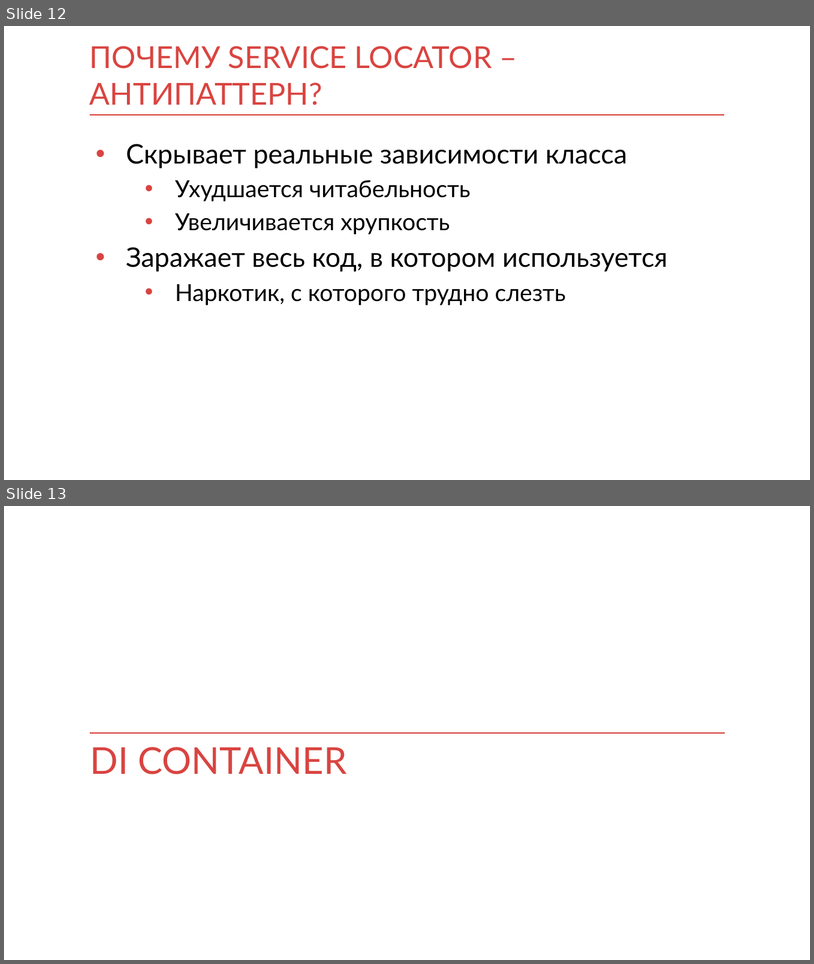
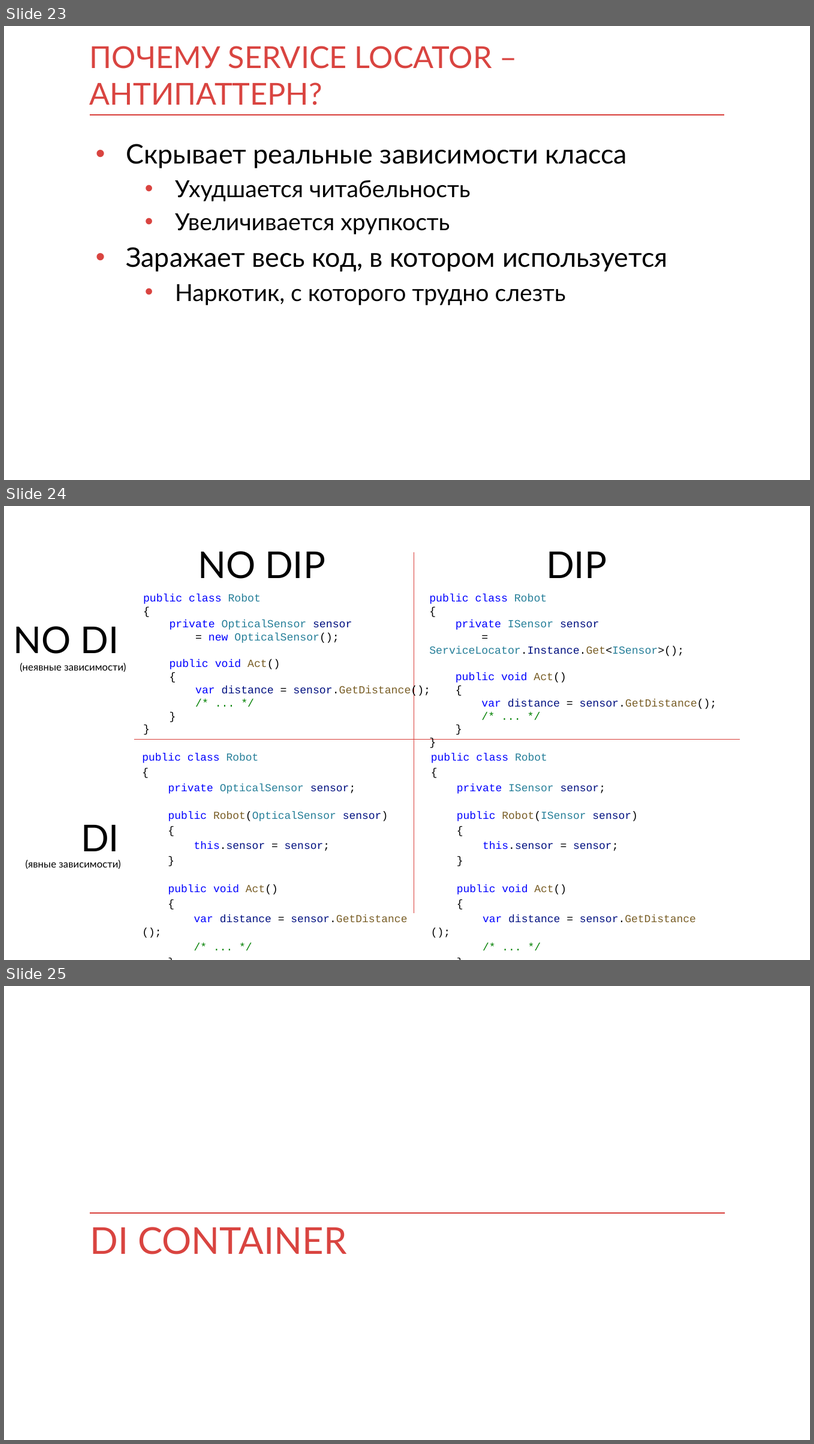
Before and after one commit to kontur-courses/di, a slide deck: di.pptx. Shown one above the other, each under a label of ours: slides 12 and 13 before the commit, slides 23, 24 and 25 after it. The pictures are 814x964 and 814x1444 pixels, drawn with LibreOffice and Linux fonts; fonts in the diff are those of the drawing. Boxes give left, top, right and bottom in pixels: in the first picture for what was removed or moved away, otherwise in the second. Text is boxed around its words. In the diff, an @@ line names an element or a change of style, - is before the commit and + after.

```diff
--- a/di.pptx
+++ b/di.pptx
@@ slide 24 added at [4, 506, 810, 960], background #FFFFFF @@
@@ text added at [198, 551, 326, 579], 44 pt, text #000000 @@
+NO DIP
@@ line added from (414, 552) to (414, 913), #D83F3B 0.75 pt @@
@@ text added at [546, 552, 607, 578], 44 pt, text #000000 @@
+DIP
@@ text added at [143, 594, 431, 697], 13 pt, text #0000FF @@
+public class Robot
+{
+private OpticalSensor sensor
+= new OpticalSensor();
+public void Act()
+{
+var distance = sensor.GetDistance();
+/* ... */
+}
+}
@@ text added at [429, 594, 717, 709], 13 pt, text #267F99 @@
+public class Robot
+{
+private ISensor sensor
+= ServiceLocator.Instance.Get<ISensor>();
+public void Act()
+{
+var distance = sensor.GetDistance();
+/* ... */
+}
+}
@@ text added at [14, 626, 119, 654], 44 pt, text #000000 @@
+NO DI
@@ text added at [20, 663, 126, 672], 12 pt, text #000000 @@
+(неявные зависимости)
@@ line added from (135, 739) to (740, 739), #D83F3B 0.75 pt @@
@@ text added at [142, 753, 407, 922], 12.8 pt, text #0000FF @@
+public class Robot
+{
+private OpticalSensor sensor;
+public Robot(OpticalSensor sensor)
+{
+this.sensor = sensor;
+}
+public void Act()
+{
+var distance = sensor.GetDistance();
+/* ... */
+}
+}
@@ text added at [431, 753, 696, 922], 12.8 pt, text #0000FF @@
+public class Robot
+{
+private ISensor sensor;
+public Robot(ISensor sensor)
+{
+this.sensor = sensor;
+}
+public void Act()
+{
+var distance = sensor.GetDistance();
+/* ... */
+}
+}
@@ text added at [81, 825, 119, 851], 44 pt, text #000000 @@
+DI
@@ text added at [26, 859, 120, 869], 12 pt, text #000000 @@
+(явные зависимости)
@@ what was slide 12 is now slide 23 @@
@@ what was slide 13 is now slide 25 @@
```
Also in this commit, not shown: 8 slides changed, 13 other slides added.
